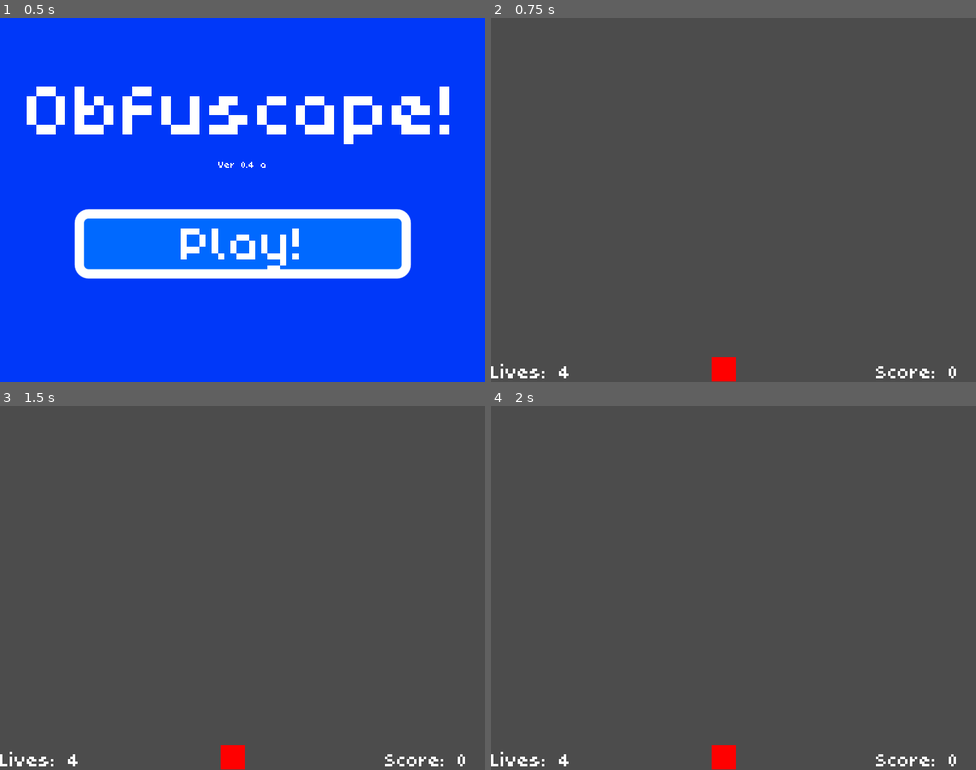
Above: before the commit, frames 1-4 (two rows, left to right).
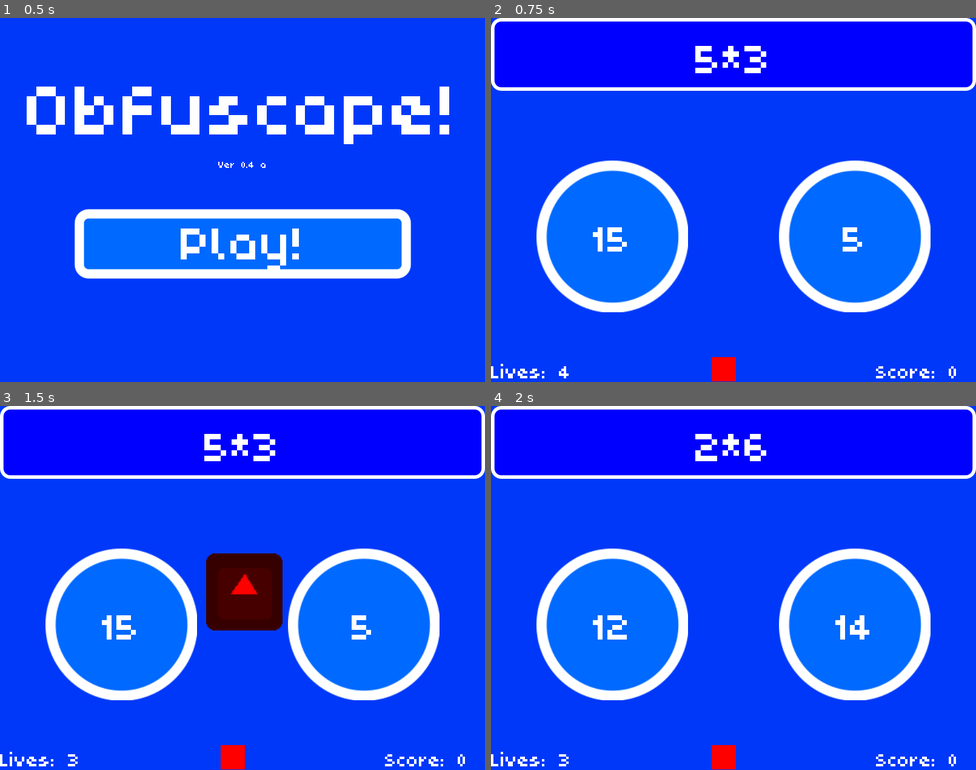
Above: after the commit, the same moments.

Repository: greenbas/obfuscape
Game: Godot game, scene res://Start Screen.tscn
Same seed, same stepped clock (60 frames per second), same inputs: the game is played once before the commit and once after it. The engine's default icon, where the game draws it, is replaced by a stand-in: a white triangle on a blue panel in a dark square. Sound files missing from this copy of the repository are replaced by a short silence.
Inputs (mouse positions are in pixels of both pictures, inside the frame that each line leads up to):
- Up to frame 1 (0.5 s): no input
- Up to frame 2 (0.75 s): click "Play!" at 0.5 s
- Up to frame 3 (1.5 s): click (121, 624) at 1.25 s, where only the run after the commit has a clickable "15"
- Up to frame 4 (2 s): no input

Frame 1 is identical in both runs. In frame 2, 99% of the frame differs, in the area x 0-100%, y 0-100%; in frame 3, 99%; in frame 4, 99%.
Error before the commit: Invalid get index 'in_game' (on base: 'Node (globals.gd)'). (res://src/Main.gd:76)

Commit message:
did some code cleanup

Diff:
--- a/src/globals.gd
+++ b/src/globals.gd
@@ -12,9 +12,6 @@
 }
 
 
-# Declare member variables here. Examples:
-# var a = 2
-# var b = "text"
 func flip_desired_flag() -> void:
 	promptData["desired_flag"] = !promptData["desired_flag"]
 
@@ -40,6 +37,8 @@
 var score = 0;
 var lives = 4;
 
+var in_game: bool = false
+
 # Called every frame. 'delta' is the elapsed time since the previous frame.
 #func _process(delta):
 #	pass
Empty file added: src/Games/game_timer.gd
